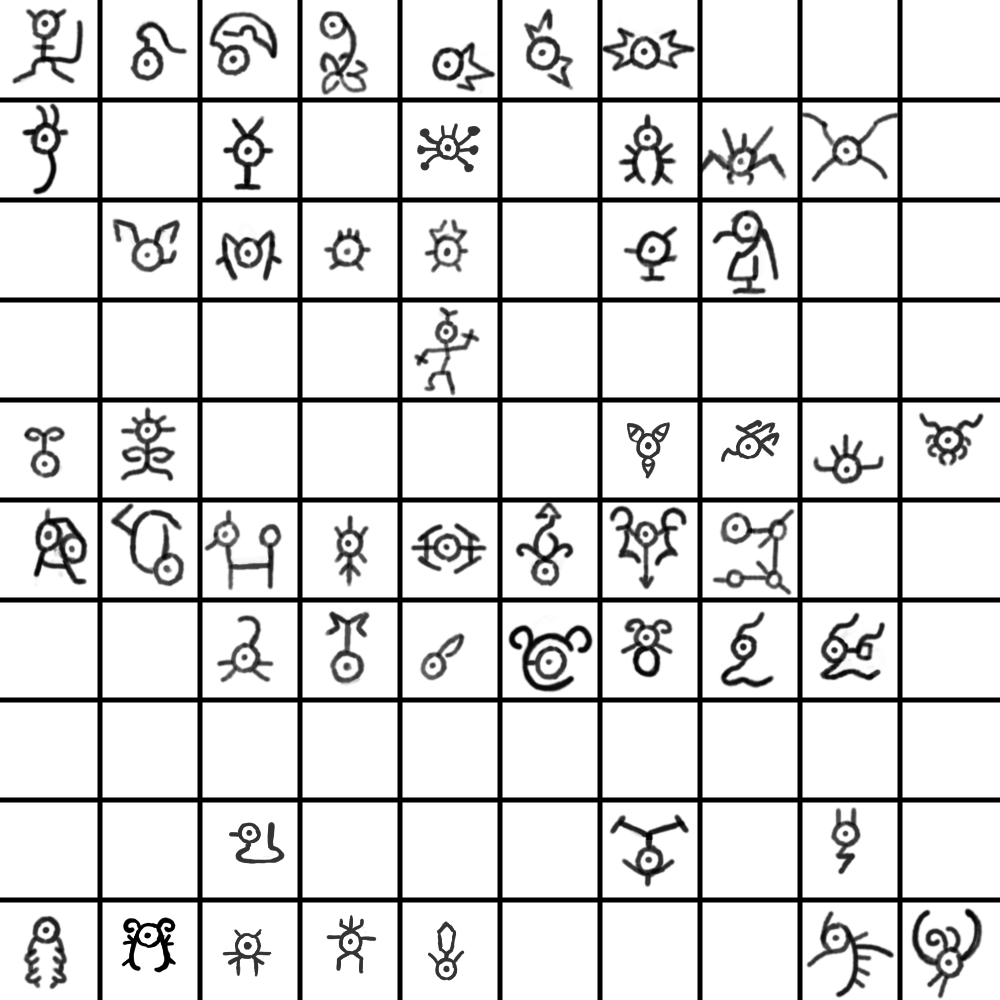
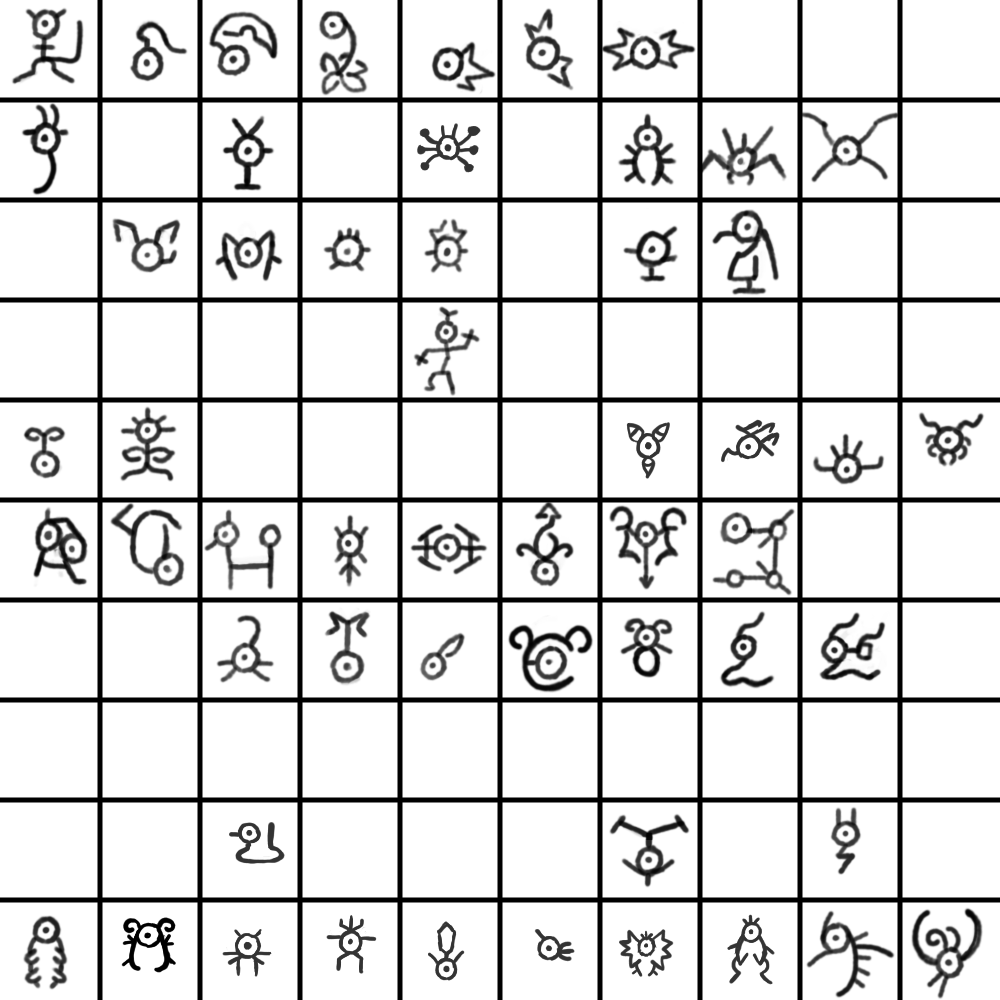
The second (1000, 1000) image is a revision of the first. Changes to its layers:
painted on "Paint Layer 1" over [534, 914, 775, 985]
